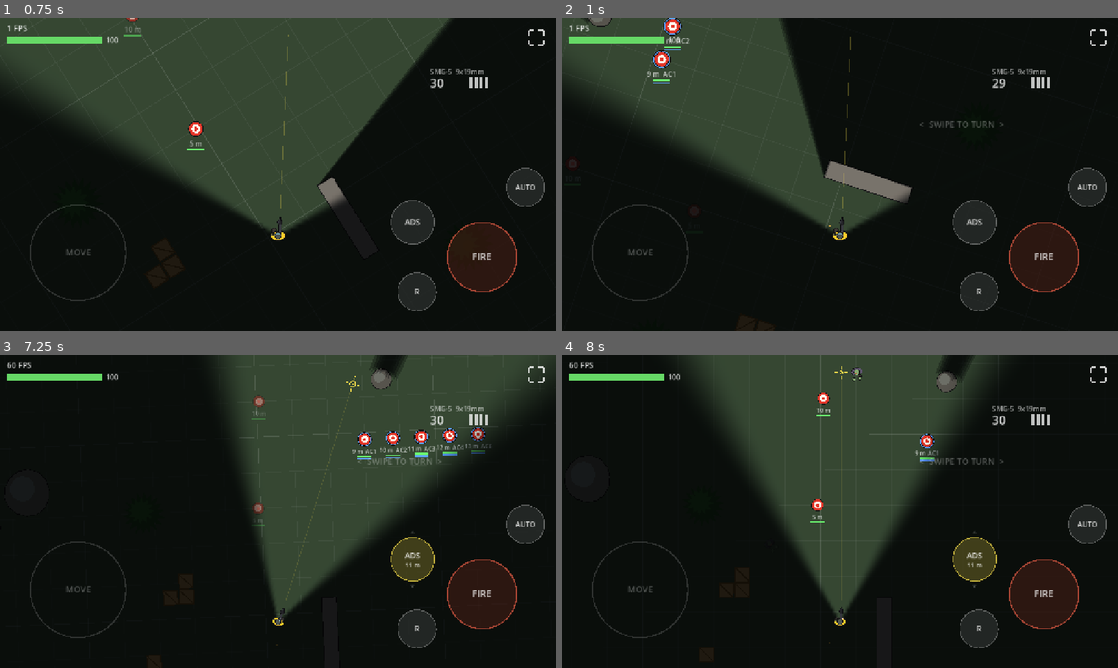
Above: before the commit, frames 1-4 (two rows, left to right).
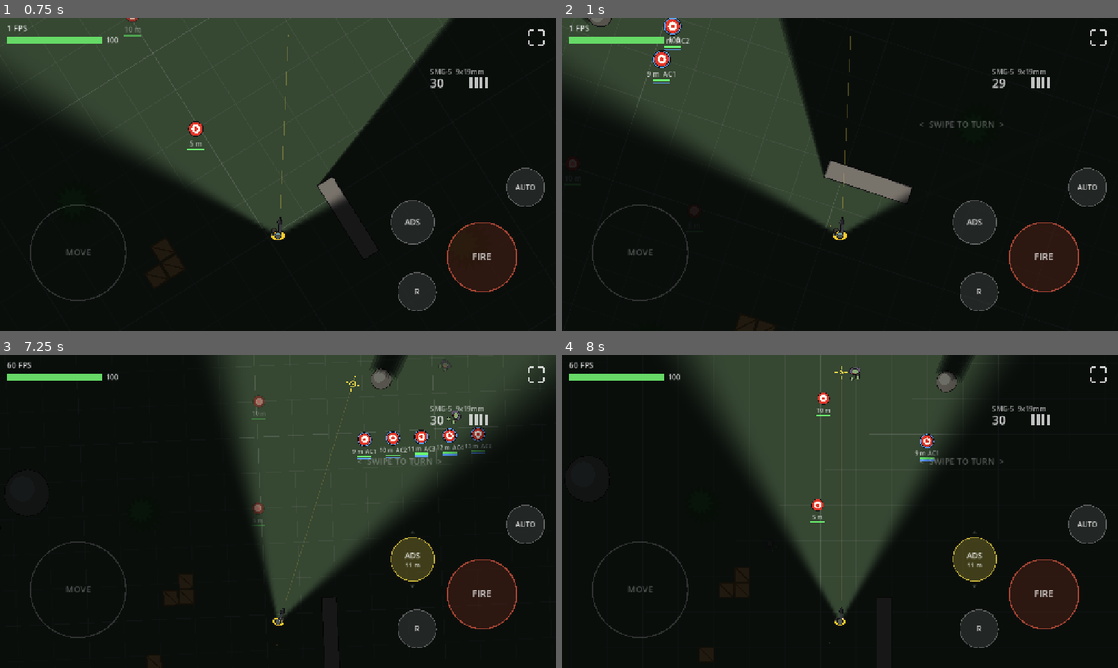
Above: after the commit, the same moments.

Repository: jklrjklr/zhukov
Game: Godot game, scene res://scenes/main.tscn
The game is run twice, just before and just after one commit, with the same random seed, the same clock (stepped at 60 frames per second) and the same inputs.
Inputs (mouse positions are in pixels of both pictures, inside the frame that each line leads up to):
- Up to frame 1 (0.75 s): tap Enter at 0.5 s; move the mouse to (400, 158) at 0.52 s; hold D from 0.53 s (still down); hold E from 0.53 s (still down); click (400, 158) at 0.67 s
- Up to frame 2 (1 s): keep holding D; keep holding E; tap Space at 0.77 s
- Up to frame 3 (7.25 s): release D at 1.25 s; release E at 1.25 s; drag from (166, 527) to (250, 574) at 1.27 s; move the mouse to (333, 442) at 2.02 s; hold D 2.03-2.75 s; tap R at 2.1 s; drag from (250, 574) to (111, 464) at 2.77 s; move the mouse to (444, 558) at 3.52 s; hold A 3.53-4.25 s; tap F at 3.6 s; tap Space at 3.77, 6.77 s; drag from (111, 464) to (194, 433) at 4.27 s; move the mouse to (305, 511) at 5.02 s; hold S 5.03-5.75 s; tap X at 5.1 s; click (305, 511) at 5.17 s; drag from (194, 433) to (166, 527) at 5.77 s; move the mouse to (400, 495) at 6.52 s; hold W from 6.53 s (still down); hold Q from 6.53 s (still down)
- Up to frame 4 (8 s): release W at 7.25 s; release Q at 7.25 s; drag from (728, 527) to (812, 574) at 7.27 s

Frame 1 is identical in both runs. In frame 2, less than 0.1% of the frame differs, in the area x 5-63%, y 0-71%; in frame 3, less than 0.1%; in frame 4, less than 0.1%.

Commit message:
Weapon sound with distance falloff, zombie hearing and deafening
- Revert hip recoil camera to push back (penalty); ADS still kicks forward
- FirearmStats: sound (loudness at muzzle) and sound_falloff (% lost per m,
  compounding) replace noise_radius; SMG-5: 100, 4%/m
- Zombie hearing (0-100): hears sounds whose loudness at its position is at
  least 100 - hearing (default 90 -> SMG-5 heard out to ~56 m); quieter
  sounds give a vaguer idea of the source
- Sounds louder than 80 at the ear lower hearing (0.5 per point over,
  min 10), recovering 4/s

Co-Authored-By: Claude Opus 5.5 <noreply@anthropic.com>
Claude-Session: https://claude.ai/code/session_01CuvFDQ8S82ziWJ7Azt1Yc4

Diff:
--- a/scripts/weapons/firearm.gd
+++ b/scripts/weapons/firearm.gd
@@ -4,7 +4,7 @@
 ## Child of Player, origin at the pistol grip, muzzle toward -Y.
 
 const PX_PER_M := 60.0
-## px the camera is kicked up (forward) at full vertical recoil stack (hip).
+## px the camera is pushed back at full vertical recoil stack (hip).
 const CAM_PUSH := 70.0
 ## Extra zoom at full vertical recoil stack.
 const CAM_ZOOM := 0.08
@@ -359,7 +359,7 @@
 			var dir := Vector2.UP.rotated(global_rotation + deg_to_rad(off))
 			_projectiles.spawn_bullet(muzzle, dir * speed, stats, _player)
 	_projectiles.spawn_casing(to_global(Vector2(3, -12)), global_rotation)
-	get_tree().call_group("zombies", "hear", global_position, stats.noise_radius * PX_PER_M)
+	get_tree().call_group("zombies", "hear", global_position, stats.sound, stats.sound_falloff)
 
 	# Vertical: eased stacking, each shot adds less the closer the stack is to 1.
 	recoil_stack = minf(1.0, recoil_stack + stats.vertical_recoil * pow(1.0 - recoil_stack, 1.5))
@@ -395,9 +395,10 @@
 		var k := minf(1.0, delta * 8.0)
 		_cam_zoom = lerpf(_cam_zoom, lerpf(1.0, ads_zoom, a), k)
 		_cam_offset = _cam_offset.lerp(_cam_base.lerp(ads_cam, a), k)
-		# Vertical recoil kicks the view up (forward) and zooms in, like muzzle rise.
-		# ADS: follows the aim circle's push (less than the circle moves).
-		var push := -lerpf(eased * CAM_PUSH, ads_recoil_push() * ADS_CAM_FOLLOW, a)
+		# Vertical recoil, hip: pushes the view back toward the player (penalty for
+		# spraying on the move). ADS: kicks it forward following the aim circle's
+		# push (less than the circle moves), like muzzle rise.
+		var push := lerpf(eased * CAM_PUSH, -ads_recoil_push() * ADS_CAM_FOLLOW, a)
 		_camera.position = _cam_offset + Vector2(0, push) + _shake
 		_camera.zoom = Vector2.ONE * _cam_zoom * (1.0 + eased * CAM_ZOOM)
 
--- a/scripts/weapons/firearm_stats.gd
+++ b/scripts/weapons/firearm_stats.gd
@@ -73,8 +73,10 @@
 @export var weight := 3.0
 ## m, butt to muzzle. Firing is blocked while the muzzle is inside a wall.
 @export var weapon_length := 0.7
-## m, for enemy hearing later.
-@export var noise_radius := 60.0
+## Loudness of a shot at the muzzle (0..~150; unsuppressed 9mm ~ 100).
+@export var sound := 100.0
+## % of loudness lost per meter from the muzzle (compounding).
+@export_range(0.0, 100.0) var sound_falloff := 4.0
 
 @export_group("Aim down sights")
 ## Sight cone while aiming (degrees).
@@ -143,6 +145,11 @@
 	return maxf(0.0, 1.0 - 0.25 * (armor_class - ap))
 
 
+## Loudness heard `meters` away from the muzzle.
+static func loudness_at(loudness: float, falloff_pct: float, meters: float) -> float:
+	return loudness * pow(1.0 - falloff_pct / 100.0, meters)
+
+
 func damage_at(meters: float) -> float:
 	if meters <= range_min:
 		return damage
--- a/scripts/zombie.gd
+++ b/scripts/zombie.gd
@@ -3,7 +3,9 @@
 ## Basic enemy.
 ## - Wanders slowly. Sees the player inside a 70 deg / 20 m cone with line of sight.
 ## - Runs at the player when seen; goes to the last known spot when sight is lost.
-## - Gunshots within the weapon's noise radius make it investigate.
+## - Hearing: a sound is heard when its loudness at this distance is at least
+##   (100 - hearing). Sounds louder than DEAFEN_LEVEL here knock hearing down
+##   (ringing ears); it recovers over time.
 ## - Steers around anything in the way (rocks, props, other zombies) with context
 ##   steering: rays in RAYS directions score "towards goal" minus "blocked". When the
 ##   direct way is blocked it commits to one side for a while, so it walks around
@@ -37,9 +39,21 @@
 @export var windup := 0.45
 @export var attack_cooldown := 0.9
 @export var turn_speed_deg := 240.0
+## 0..100 hearing sensitivity: hears sounds of at least (100 - hearing) loudness.
+@export var hearing := 90.0
+## Hearing points regained per second after being deafened.
+@export var hearing_recovery := 4.0
+
+## Loudness (at the ear) above which hearing gets damaged.
+const DEAFEN_LEVEL := 80.0
+## Hearing lost per loudness point above DEAFEN_LEVEL.
+const DEAFEN_RATE := 0.5
+const MIN_HEARING := 10.0
 
 var hp := 120.0
 var state := State.WANDER
+## Current hearing (drops when deafened, recovers to `hearing`).
+var hearing_now := 90.0
 
 var _goal := Vector2.ZERO
 var _wander_time := 0.0
@@ -62,6 +76,7 @@
 
 func _ready() -> void:
 	hp = max_hp
+	hearing_now = hearing
 	add_to_group("zombies")
 	add_to_group("concealable")
 	motion_mode = CharacterBody2D.MOTION_MODE_FLOATING
@@ -81,13 +96,20 @@
 	return state == State.DEAD
 
 
-## Gunshot (or other noise) at pos, audible within radius px.
-func hear(pos: Vector2, radius: float) -> void:
-	if state == State.DEAD or state == State.CHASE or state == State.ATTACK:
-		return
-	if global_position.distance_to(pos) <= radius:
-		state = State.SEARCH
-		_goal = pos + Vector2(randf_range(-3, 3), randf_range(-3, 3)) * PX
+## A sound at pos: loudness at the source, % lost per meter.
+func hear(pos: Vector2, loudness: float, falloff_pct: float) -> void:
+	if state == State.DEAD:
+		return
+	var level := FirearmStats.loudness_at(loudness, falloff_pct, global_position.distance_to(pos) / PX)
+	var heard := level >= 100.0 - hearing_now
+	if level > DEAFEN_LEVEL:
+		hearing_now = maxf(hearing_now - (level - DEAFEN_LEVEL) * DEAFEN_RATE, MIN_HEARING)
+	if not heard or state == State.CHASE or state == State.ATTACK:
+		return
+	state = State.SEARCH
+	# Quieter = vaguer idea of where it came from.
+	var vague := lerpf(6.0, 1.0, clampf(level / 60.0, 0.0, 1.0))
+	_goal = pos + Vector2(randf_range(-vague, vague), randf_range(-vague, vague)) * PX
 
 
 func take_hit(hit: Dictionary) -> void:
@@ -123,6 +145,7 @@
 
 	_cooldown = maxf(_cooldown - delta, 0.0)
 	_stagger = maxf(_stagger - delta, 0.0)
+	hearing_now = minf(hearing_now + hearing_recovery * delta, hearing)
 	_tick += 1
 	if _tick % 5 == 0:
 		_perceive()
--- a/weapons/smg5.tres
+++ b/weapons/smg5.tres
@@ -37,7 +37,8 @@
 ergonomics = 72.0
 weight = 2.9
 weapon_length = 0.69
-noise_radius = 70.0
+sound = 100.0
+sound_falloff = 4.0
 ads_fov = 60.0
 ads_range = 20.0
 ads_spread_mult = 0.6
